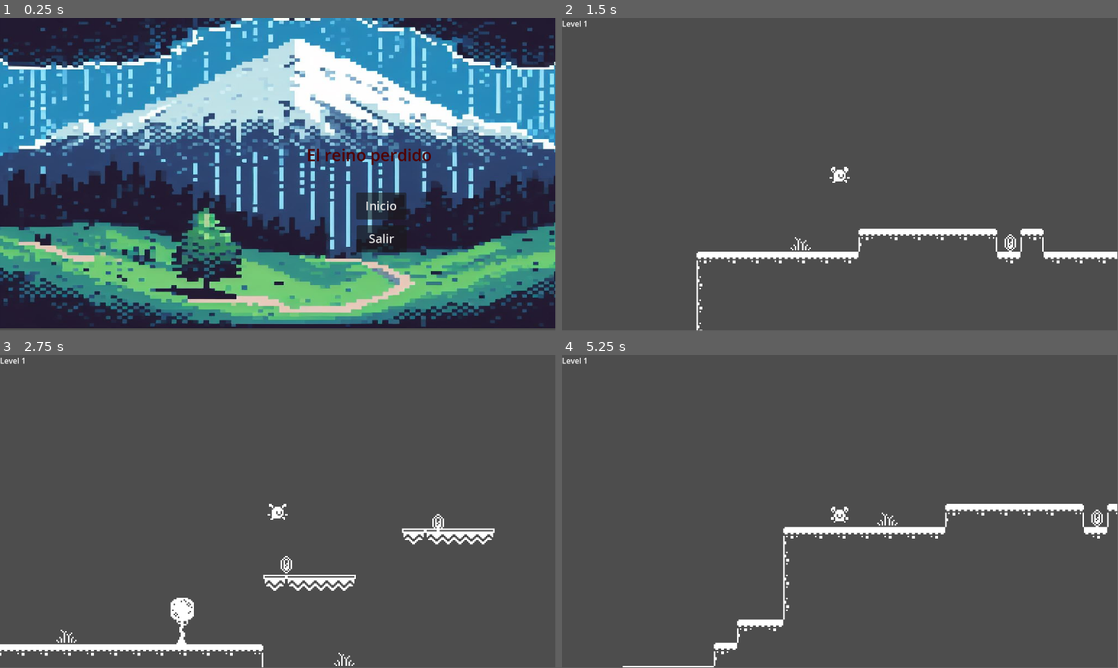
Above: before the commit, frames 1-4 (two rows, left to right).
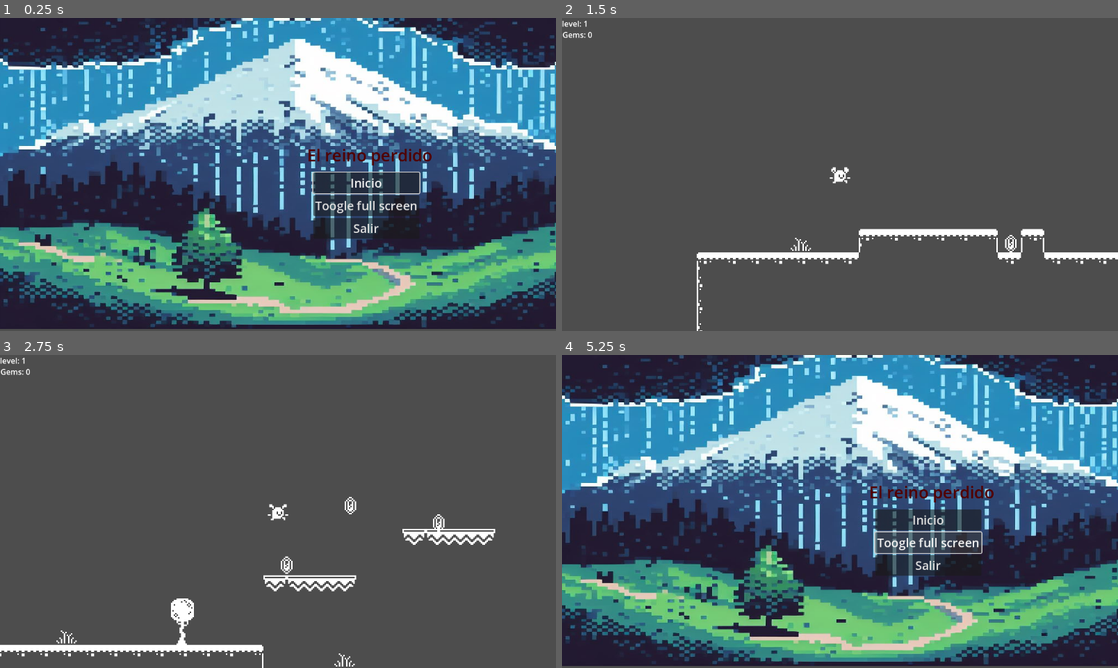
Above: after the commit, the same moments.

Repository: acarballo/pruebas_godot
Game: Godot game, scene res://main.tscn
The game is run twice, just before and just after one commit, with the same random seed, the same clock (stepped at 60 frames per second) and the same inputs. Sound files missing from this copy of the repository are replaced by a short silence.
Inputs (mouse positions are in pixels of both pictures, inside the frame that each line leads up to):
- Up to frame 1 (0.25 s): no input
- Up to frame 2 (1.5 s): click "Inicio" at 0.5 s; hold D (move_right) from 1.28 s (still down); tap Space (jump) at 1.35 s
- Up to frame 3 (2.75 s): keep holding D (move_right); tap Space (jump) at 1.52, 1.82, 2.1, 2.27, 2.57 s
- Up to frame 4 (5.25 s): release D (move_right) at 2.78 s; hold A (move_left) 2.78-3.53 s; tap Space (jump) at 2.85, 3.6, 3.77, 4.07, 4.35, 4.52, 4.82 s; hold D (move_right) 3.53-5 s; tap Escape (volver_menu_principal) at 4.9 s; click (928, 542) at 5 s, where only the run after the commit has a clickable "Toogle full screen"
In our replay, the window is 799x449 before the commit and 800x450 after it. These sizes can differ from the game's own. Grey fills any space a smaller window leaves; there, only what the larger window draws over its background counts as a difference.

The runs differ from the first frame. In frame 1, 9.9% of the frame differs, in the area x 0-100%, y 0-100%; in frame 2, 1.0%; in frame 3, 1.6%; in frame 4, 99%.

Commit message:
cambios

Diff:
--- a/Player.gd
+++ b/Player.gd
@@ -18,6 +18,7 @@
 	# Handle Jump.
 	if Input.is_action_just_pressed("jump") and is_on_floor():
 		velocity.y = JUMP_VELOCITY
+		$JumpSFX.play()
 
 	# Get the input direction and handle the movement/deceleration.
 	# As good practice, you should replace UI actions with custom gameplay actions.
--- /dev/null
+++ b/door.gd
@@ -0,0 +1,11 @@
+extends Area2D
+
+@export var level = ""
+signal player_entered(level)
+
+
+func _on_body_entered(body):
+	print(body.name)
+	if body.name == "Player":
+		print("emitimos")
+		player_entered.emit(level)
--- a/door.tscn
+++ b/door.tscn
@@ -1,5 +1,6 @@
-[gd_scene load_steps=5 format=3 uid="uid://jfk2ke70s1a3"]
+[gd_scene load_steps=6 format=3 uid="uid://jfk2ke70s1a3"]
 
+[ext_resource type="Script" path="res://door.gd" id="1_4xmc7"]
 [ext_resource type="Texture2D" uid="uid://1aengt0ew2s3" path="res://monochrome_tilemap_transparent_packed.png" id="1_8qhn3"]
 
 [sub_resource type="RectangleShape2D" id="RectangleShape2D_jqgrg"]
@@ -22,6 +23,7 @@
 
 [node name="Door" type="Area2D"]
 position = Vector2(1, 0)
+script = ExtResource("1_4xmc7")
 
 [node name="CollisionShape2D" type="CollisionShape2D" parent="."]
 position = Vector2(0, 0.5)
@@ -29,3 +31,5 @@
 
 [node name="AnimatedSprite2D" type="AnimatedSprite2D" parent="."]
 sprite_frames = SubResource("SpriteFrames_h4mcr")
+
+[connection signal="body_entered" from="." to="." method="_on_body_entered"]
--- a/gem.gd
+++ b/gem.gd
@@ -1,11 +1,17 @@
 extends Area2D
 
 
-
+signal gem_collected
 
 func _on_body_entered(body):
 	# print_debug(body)
 	if body.name == "Player":
 		Global.gems_collected += 1
-		print_debug(Global.gems_collected)
-		queue_free()
+		# print_debug(Global.gems_collected)
+		$PickupFSX.play()
+		gem_collected.emit()
+		#queue_free()
+
+
+func _on_pickup_fsx_finished():
+	queue_free()
--- a/gem.tscn
+++ b/gem.tscn
@@ -1,7 +1,8 @@
-[gd_scene load_steps=6 format=3 uid="uid://dto8clwbiaiwl"]
+[gd_scene load_steps=7 format=3 uid="uid://dto8clwbiaiwl"]
 
 [ext_resource type="Script" path="res://gem.gd" id="1_4km1e"]
 [ext_resource type="Texture2D" uid="uid://1aengt0ew2s3" path="res://monochrome_tilemap_transparent_packed.png" id="1_de4v5"]
+[ext_resource type="AudioStream" uid="uid://cckfkny4bpxdh" path="res://pickupCoin.wav" id="3_dj5ht"]
 
 [sub_resource type="RectangleShape2D" id="RectangleShape2D_fxj0y"]
 size = Vector2(8, 12)
@@ -30,4 +31,8 @@
 [node name="AnimatedSprite2D" type="AnimatedSprite2D" parent="."]
 sprite_frames = SubResource("SpriteFrames_nofbs")
 
+[node name="PickupFSX" type="AudioStreamPlayer" parent="."]
+stream = ExtResource("3_dj5ht")
+
 [connection signal="body_entered" from="." to="." method="_on_body_entered"]
+[connection signal="finished" from="PickupFSX" to="." method="_on_pickup_fsx_finished"]
--- /dev/null
+++ b/hud.tscn
@@ -0,0 +1,17 @@
+[gd_scene format=3 uid="uid://dh6nyvqqhvx"]
+
+[node name="Hud" type="CanvasLayer"]
+
+[node name="CurrentLabel" type="Label" parent="."]
+offset_right = 40.0
+offset_bottom = 23.0
+text = "Level 1"
+metadata/_edit_use_anchors_ = true
+
+[node name="Score" type="Label" parent="."]
+offset_left = 1.0
+offset_top = 23.0
+offset_right = 67.0
+offset_bottom = 49.0
+text = "Gems : 0
+"
--- /dev/null
+++ b/level.gd
@@ -0,0 +1,31 @@
+extends Node2D
+@export var level_num = 0;
+
+func _ready():
+	print("level " + str(level_num) + " ready")
+	$Hud/CurrentLabel.text = "level: " + str(level_num)
+	set_gem_value()
+	for gem in $Gems.get_children():
+		gem.gem_collected.connect(_on_gem_collected)
+
+#func _on_door_body_entered(body):
+#	print_debug("entrando puerta")
+#	if body == $Player:
+		#get_tree().change_scene_to_file("res://level_2.tscn")
+#		get_tree().change_scene_to_file($Door.Level)
+
+func _on_gem_collected():
+	$Hud/Score.text = "Gems: " + str(Global.gems_collected)
+
+func set_gem_value():
+	$Hud/Score.text = "Gems: " + str(Global.gems_collected)
+
+func _on_door_player_entered(level):
+		print("-- " + level)
+		get_tree().change_scene_to_file(level)
+
+func _input(event):
+	if event.is_action_pressed("reset_level"):
+		get_tree().reload_current_scene.call_deferred()
+		Global.gems_collected = 0
+		set_gem_value()
--- a/level_1.gd
+++ /dev/null
@@ -1,6 +0,0 @@
-extends Node2D
-
-func _on_door_body_entered(body):
-	print_debug("entrando puerta")
-	if body == $Player:
-		get_tree().change_scene_to_file("res://level_2.tscn")
--- a/level_1.tscn
+++ b/level_1.tscn
@@ -1,10 +1,12 @@
-[gd_scene load_steps=8 format=3 uid="uid://bmuresdm1siik"]
-
-[ext_resource type="Script" path="res://level_1.gd" id="1_2ty16"]
+[gd_scene load_steps=10 format=3 uid="uid://bmuresdm1siik"]
+
+[ext_resource type="Script" path="res://level.gd" id="1_x11v1"]
 [ext_resource type="Texture2D" uid="uid://1aengt0ew2s3" path="res://monochrome_tilemap_transparent_packed.png" id="2_iryjj"]
 [ext_resource type="PackedScene" uid="uid://m6wy8asrastv" path="res://player.tscn" id="3_ad2jq"]
+[ext_resource type="PackedScene" uid="uid://dh6nyvqqhvx" path="res://hud.tscn" id="4_dam1a"]
 [ext_resource type="PackedScene" uid="uid://jfk2ke70s1a3" path="res://door.tscn" id="4_xra8s"]
 [ext_resource type="PackedScene" uid="uid://dto8clwbiaiwl" path="res://gem.tscn" id="5_exfib"]
+[ext_resource type="AudioStream" uid="uid://2quuu0hm4djt" path="res://Menu Music.ogg" id="7_abvwn"]
 
 [sub_resource type="TileSetAtlasSource" id="TileSetAtlasSource_hbry2"]
 resource_name = "tilemap"
@@ -1300,7 +1302,8 @@
 sources/0 = SubResource("TileSetAtlasSource_hbry2")
 
 [node name="Level_1" type="Node2D"]
-script = ExtResource("1_2ty16")
+script = ExtResource("1_x11v1")
+level_num = 1
 
 [node name="TileMap" type="TileMap" parent="."]
 position = Vector2(61, 64)
@@ -1311,27 +1314,31 @@
 [node name="Player" parent="." instance=ExtResource("3_ad2jq")]
 position = Vector2(321, 329)
 
-[node name="CanvasLayer" type="CanvasLayer" parent="."]
-
-[node name="Label" type="Label" parent="CanvasLayer"]
-offset_right = 40.0
-offset_bottom = 23.0
-text = "Level 1"
-metadata/_edit_use_anchors_ = true
+[node name="Hud" parent="." instance=ExtResource("4_dam1a")]
 
 [node name="Door" parent="." instance=ExtResource("4_xra8s")]
 position = Vector2(1140, 185)
-
-[node name="Gem" parent="." instance=ExtResource("5_exfib")]
+level = "res://level_2.tscn"
+
+[node name="Gems" type="Node" parent="."]
+
+[node name="Gem" parent="Gems" instance=ExtResource("5_exfib")]
 position = Vector2(701, 233)
 
-[node name="Gem2" parent="." instance=ExtResource("5_exfib")]
+[node name="Gem2" parent="Gems" instance=ExtResource("5_exfib")]
 position = Vector2(806, 204)
 
-[node name="Gem3" parent="." instance=ExtResource("5_exfib")]
+[node name="Gem3" parent="Gems" instance=ExtResource("5_exfib")]
 position = Vector2(438, 282)
 
-[node name="Gem4" parent="." instance=ExtResource("5_exfib")]
+[node name="Gem4" parent="Gems" instance=ExtResource("5_exfib")]
 position = Vector2(1085, 233)
 
-[connection signal="body_entered" from="Door" to="." method="_on_door_body_entered"]
+[node name="Gem5" parent="Gems" instance=ExtResource("5_exfib")]
+position = Vector2(745, 192)
+
+[node name="Music" type="AudioStreamPlayer" parent="."]
+stream = ExtResource("7_abvwn")
+autoplay = true
+
+[connection signal="player_entered" from="Door" to="." method="_on_door_player_entered"]
--- a/level_2.gd
+++ /dev/null
@@ -1,5 +0,0 @@
-extends Node2D
-
-func _on_door_body_entered(body):
-	if body == $Player:
-		get_tree().change_scene_to_file("res://level_1.tscn")
--- a/level_2.tscn
+++ b/level_2.tscn
@@ -1,9 +1,12 @@
-[gd_scene load_steps=7 format=3 uid="uid://p8do26rpkuxn"]
+[gd_scene load_steps=10 format=3 uid="uid://p8do26rpkuxn"]
 
+[ext_resource type="Script" path="res://level.gd" id="1_5ydwn"]
 [ext_resource type="Texture2D" uid="uid://1aengt0ew2s3" path="res://monochrome_tilemap_transparent_packed.png" id="1_35i7n"]
-[ext_resource type="Script" path="res://level_2.gd" id="1_nhalt"]
 [ext_resource type="PackedScene" uid="uid://m6wy8asrastv" path="res://player.tscn" id="2_7hc86"]
 [ext_resource type="PackedScene" uid="uid://jfk2ke70s1a3" path="res://door.tscn" id="3_4gms0"]
+[ext_resource type="PackedScene" uid="uid://dto8clwbiaiwl" path="res://gem.tscn" id="5_gd3kb"]
+[ext_resource type="PackedScene" uid="uid://dh6nyvqqhvx" path="res://hud.tscn" id="6_u3jyn"]
+[ext_resource type="AudioStream" uid="uid://b6aqb8mx5yec2" path="res://Winds Of Stories.ogg" id="7_6tjhb"]
 
 [sub_resource type="TileSetAtlasSource" id="TileSetAtlasSource_hbry2"]
 resource_name = "tilemap"
@@ -1283,7 +1286,8 @@
 sources/0 = SubResource("TileSetAtlasSource_hbry2")
 
 [node name="level_2" type="Node2D"]
-script = ExtResource("1_nhalt")
+script = ExtResource("1_5ydwn")
+level_num = 2
 
 [node name="TileMap" type="TileMap" parent="."]
 position = Vector2(61, 64)
@@ -1291,18 +1295,28 @@
 format = 2
 layer_0/tile_data = PackedInt32Array(1179644, 1048576, 5, 1179645, 1048576, 5, 1179646, 1048576, 5, 1179647, 1048576, 5 …(1881 unchanged characters)…
 
-[node name="CanvasLayer" type="CanvasLayer" parent="."]
-
-[node name="Label" type="Label" parent="CanvasLayer"]
-offset_right = 40.0
-offset_bottom = 23.0
-text = "Level 2
-"
-
 [node name="Player" parent="." instance=ExtResource("2_7hc86")]
 position = Vector2(282, 394)
 
 [node name="Door" parent="." instance=ExtResource("3_4gms0")]
 position = Vector2(201, 328)
+level = "res://level_1.tscn"
 
-[connection signal="body_entered" from="Door" to="." method="_on_door_body_entered"]
+[node name="Hud" parent="." instance=ExtResource("6_u3jyn")]
+
+[node name="Gems" type="Node" parent="."]
+
+[node name="Gem" parent="Gems" instance=ExtResource("5_gd3kb")]
+position = Vector2(803, 277)
+
+[node name="Gem2" parent="Gems" instance=ExtResource("5_gd3kb")]
+position = Vector2(577, 332)
+
+[node name="Gem3" parent="Gems" instance=ExtResource("5_gd3kb")]
+position = Vector2(292, 312)
+
+[node name="AudioStreamPlayer" type="AudioStreamPlayer" parent="."]
+stream = ExtResource("7_6tjhb")
+autoplay = true
+
+[connection signal="player_entered" from="Door" to="." method="_on_door_player_entered"]
--- a/main.gd
+++ b/main.gd
@@ -4,10 +4,21 @@
 # Called when the node enters the scene tree for the first time.
 func _ready():
 	print("Main menu listo")
+	$Options/BotonInicio.grab_focus()
 
 func _on_boton_inicio_pressed():
+	Global.gems_collected = 0
 	get_tree().change_scene_to_file("res://level_1.tscn")
 
 
 func _on_boton_salir_pressed():
 	get_tree().quit()
+
+
+func _on_boton_full_pressed():
+	#print("toogle")
+	#print_debug(DisplayServer.window_get_mode())
+	if DisplayServer.window_get_mode() != DisplayServer.WINDOW_MODE_FULLSCREEN:
+		DisplayServer.window_set_mode(DisplayServer.WINDOW_MODE_FULLSCREEN)
+	else :
+		DisplayServer.window_set_mode(DisplayServer.WINDOW_MODE_WINDOWED)
--- a/main.tscn
+++ b/main.tscn
@@ -21,45 +21,38 @@
 "
 horizontal_alignment = 1
 
-[node name="BotonInicio" type="Button" parent="."]
-anchors_preset = 8
-anchor_left = 0.5
-anchor_top = 0.5
-anchor_right = 0.5
-anchor_bottom = 0.5
-offset_left = 739.0
-offset_top = 362.0
-offset_right = 843.0
-offset_bottom = 418.0
-grow_horizontal = 2
-grow_vertical = 2
-theme_override_colors/icon_normal_color = Color(0.627451, 0.501961, 0, 1)
-theme_override_font_sizes/font_size = 25
-text = "Inicio"
-
-[node name="BotonSalir" type="Button" parent="."]
-anchors_preset = 8
-anchor_left = 0.5
-anchor_top = 0.5
-anchor_right = 0.5
-anchor_bottom = 0.5
-offset_left = 740.0
-offset_top = 430.0
-offset_right = 844.0
-offset_bottom = 486.0
-grow_horizontal = 2
-grow_vertical = 2
-theme_override_colors/icon_normal_color = Color(0.627451, 0.501961, 0, 1)
-theme_override_font_sizes/font_size = 25
-text = "Salir
-"
-
 [node name="MenuFondo" type="Sprite2D" parent="."]
 z_index = -1
 position = Vector2(578, 283)
 scale = Vector2(1.14014, 0.70459)
 texture = ExtResource("2_vau13")
 
-[connection signal="pressed" from="BotonInicio" to="." method="_on_boton_inicio_pressed"]
-[connection signal="pressed" from="BotonSalir" to="." method="_on_boton_inicio_pressed"]
-[connection signal="pressed" from="BotonSalir" to="." method="_on_boton_salir_pressed"]
+[node name="Options" type="VFlowContainer" parent="."]
+offset_left = 649.0
+offset_top = 320.0
+offset_right = 878.0
+offset_bottom = 509.0
+
+[node name="BotonInicio" type="Button" parent="Options"]
+layout_mode = 2
+theme_override_colors/icon_normal_color = Color(0.627451, 0.501961, 0, 1)
+theme_override_font_sizes/font_size = 25
+text = "Inicio"
+
+[node name="BotonFull" type="Button" parent="Options"]
+layout_mode = 2
+theme_override_colors/icon_normal_color = Color(0.627451, 0.501961, 0, 1)
+theme_override_font_sizes/font_size = 25
+text = "Toogle full screen
+"
+
+[node name="BotonSalir" type="Button" parent="Options"]
+layout_mode = 2
+theme_override_colors/icon_normal_color = Color(0.627451, 0.501961, 0, 1)
+theme_override_font_sizes/font_size = 25
+text = "Salir
+"
+
+[connection signal="pressed" from="Options/BotonInicio" to="." method="_on_boton_inicio_pressed"]
+[connection signal="pressed" from="Options/BotonFull" to="." method="_on_boton_full_pressed"]
+[connection signal="pressed" from="Options/BotonSalir" to="." method="_on_boton_salir_pressed"]
--- a/player.tscn
+++ b/player.tscn
@@ -1,7 +1,8 @@
-[gd_scene load_steps=16 format=3 uid="uid://m6wy8asrastv"]
+[gd_scene load_steps=17 format=3 uid="uid://m6wy8asrastv"]
 
 [ext_resource type="Script" path="res://Player.gd" id="1_scdic"]
 [ext_resource type="Texture2D" uid="uid://1aengt0ew2s3" path="res://monochrome_tilemap_transparent_packed.png" id="2_jvwg3"]
+[ext_resource type="AudioStream" uid="uid://cs8k1nl05grdd" path="res://jump.wav" id="3_7uq6l"]
 
 [sub_resource type="AtlasTexture" id="AtlasTexture_wmn7e"]
 atlas = ExtResource("2_jvwg3")
@@ -119,3 +120,6 @@
 [node name="Camera2D" type="Camera2D" parent="."]
 position = Vector2(-61, -67)
 zoom = Vector2(3, 3)
+
+[node name="JumpSFX" type="AudioStreamPlayer" parent="."]
+stream = ExtResource("3_7uq6l")
--- a/project.godot
+++ b/project.godot
@@ -19,6 +19,10 @@
 [autoload]
 
 Global="*res://global.gd"
+
+[display]
+
+window/stretch/mode="viewport"
 
 [input]
 
@@ -46,6 +50,11 @@
 , null, Object(InputEventKey,"resource_local_to_scene":false,"resource_name":"","device":0,"window_id":0,"alt_pressed":false,"shift_pressed":false,"ctrl_pressed":false,"meta_pressed":false,"pressed":false,"keycode":0,"physical_keycode":88,"key_label":0,"unicode":0,"echo":false,"script":null)
 ]
 }
+reset_level={
+"deadzone": 0.5,
+"events": [Object(InputEventKey,"resource_local_to_scene":false,"resource_name":"","device":-1,"window_id":0,"alt_pressed":false,"shift_pressed":false,"ctrl_pressed":false,"meta_pressed":false,"pressed":false,"keycode":0,"physical_keycode":82,"key_label":0,"unicode":82,"echo":false,"script":null)
+]
+}
 
 [rendering]
 
Not shown, added: Menu Music.ogg.import
Not shown, added: Winds Of Stories.ogg.import
Not shown, added: jump.wav.import
Not shown, added: pickupCoin.wav.import
Not shown, added: Menu Music.ogg
Not shown, added: Winds Of Stories.ogg
Not shown, added: jump.wav
Not shown, added: pickupCoin.wav
